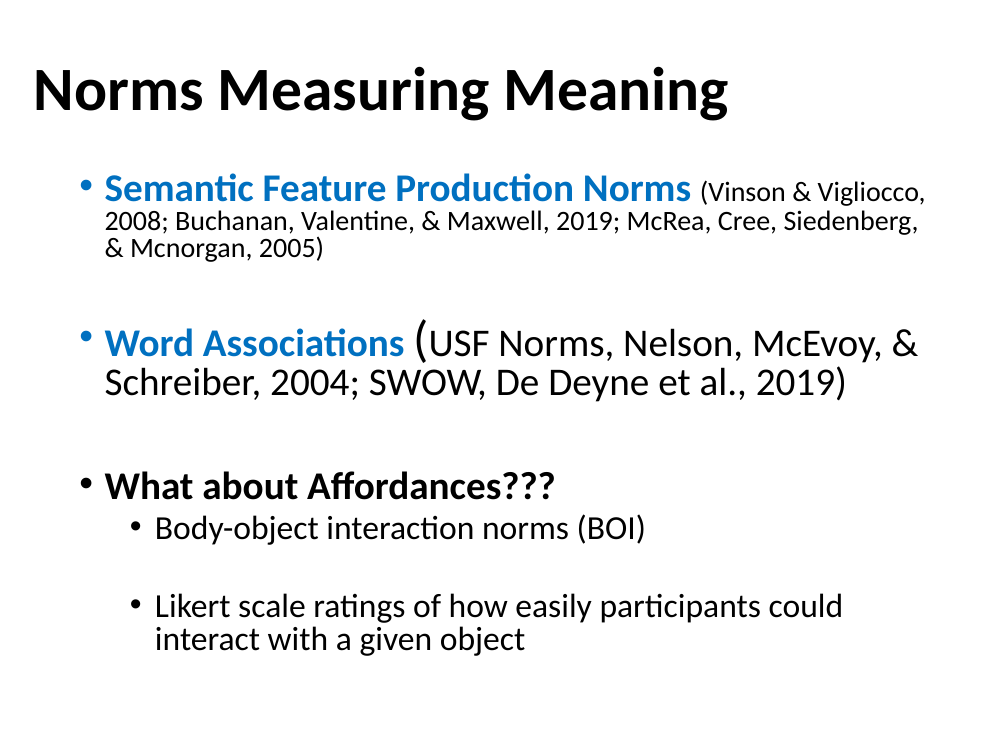
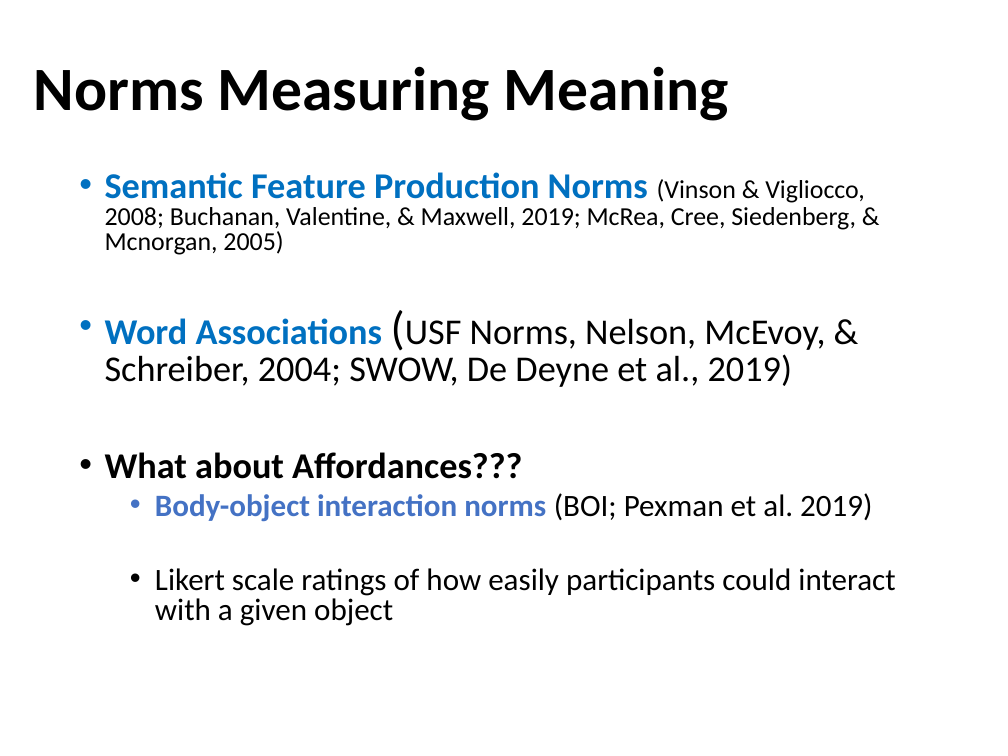
Before and after one commit to npm27/Affordance-Norms, a slide deck: slide 10 of 5 Presentations/UCONN 2022.pptx. Drawn at 1008x756 pixels with LibreOffice and Linux fonts; fonts in the diff are those of the drawing. Boxes give left, top, right and bottom in pixels: in the first picture for what was removed or moved away, otherwise in the second. Text is boxed around its words. In the diff, an @@ line names an element or a change of style, - is before the commit and + after.

```diff
--- a/5 Presentations/UCONN 2022.pptx
+++ b/5 Presentations/UCONN 2022.pptx
@@ text at [105,172,895,626]: size 28 to 25.9 pt in "Semantic Feature Production Norms", "Word Associations (USF Norms, Nelson, McEvoy, & ...", "What about Affordances???"; size 20 to 18.5 pt in "(Vinson & Vigliocco, 2008; Buchanan, Valentine, & ..."; size 36 to 33.3 pt in "(USF"; size 24 to 22.2 pt in "Likert scale ratings of how easily participants ..." @@
@@ text at [155,493,872,522]: text changed; size 24 to 22.2 pt; text colour #000000 to #4472C4; bold on @@
-  • Body-object interaction norms (BOI)
+  • Body-object interaction norms (BOI; Pexman et al. 2019)
```
Also in this commit, not shown: 6 other slides changed.
